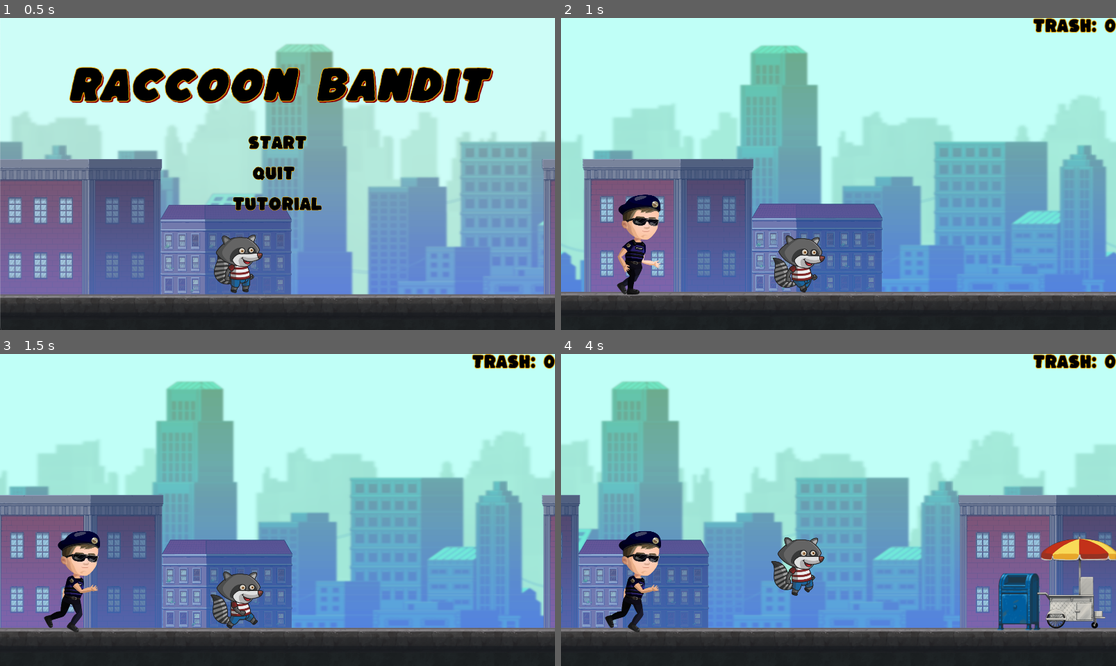
Above: before the commit, frames 1-4 (two rows, left to right).
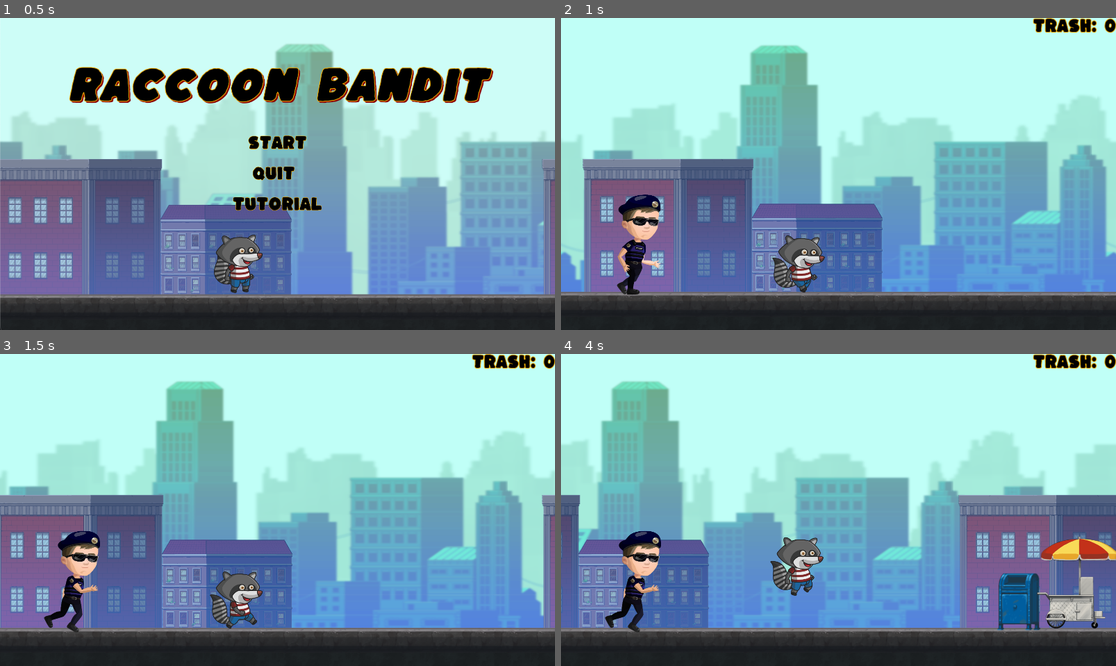
Above: after the commit, the same moments.

Repository: plagunas2/RaccoonBandit
Game: Godot game, scene res://Scenes/Menus/Mainmenu.tscn
Two runs of this game, one before a commit and one after it. Both use one fixed random seed, a clock stepped at 60 frames per second and the inputs below. The engine's default icon, where the game draws it, is replaced by a stand-in: a white triangle on a blue panel in a dark square.
Inputs:
- Up to frame 1 (0.5 s): no input
- Up to frame 2 (1 s): click "Start" at 0.5 s
- Up to frame 3 (1.5 s): no input
- Up to frame 4 (4 s): tap W (jump) at 1.52, 2.27, 3.77 s; hold Down (down) 2.78-3.53 s

Frame 1 is identical in both runs. In frame 2, 0.1% of the frame differs, in the area x 38-48%, y 69-88%; in frame 3, 0.3%; in frame 4, 0.4%, in the area x 37-48%, y 58-78%.

Commit message:
Background now speeds up

Diff:
--- a/RaccoonBandit_prototype1/Character/player.gd
+++ b/RaccoonBandit_prototype1/Character/player.gd
@@ -17,12 +17,11 @@
 
 
 #[0] = x, [1] = y
-var home_position = Vector2(750.0, 850.0)
+var home_position = Vector2(825.0, 860.0)
 var character_positon = self.global_position
 
 func _ready():
 	add_to_group("player")
-	#connect("caught_by_police", Callable(self, "_on_caught_by_police"))
 
 func _on_police_attack():
 	print("Player caught by police, playing dying animation.")
@@ -50,6 +49,7 @@
 			if not is_dead:
 				land()
 				velocity.y = 0
+				velocity.x = 0
 
 		was_in_air = false
 
@@ -84,10 +84,6 @@
 func dying():
 	animated_sprite.play("Dying")
 	animation_locked = true
-	#var timer = get_tree().create_timer(2.0)
-	#await timer.timeout
-	#get_tree().change_scene_to_file("res://Scenes/Menus/game_over_menu.tscn")
-	#print("switch to game over screen")
 
 func jump():
 	velocity.y = jump_velocity
@@ -121,13 +117,16 @@
 			#and stop background
 
 func update_position(delta):
-	if (character_positon.x >= home_position.x):
+	if (character_positon.x == home_position.x):
 		velocity.x = 0
 	elif (character_positon.x < home_position.x):
 		velocity.x += 3
+	elif (character_positon.x > home_position.x):
+		var offset = character_positon.x - home_position.x
+		position -= Vector2(offset, 0) * delta
 
 	if is_on_floor():
-		position += Vector2(200, 0) * delta
+		position += Vector2(parallax.scroll_speed, 0) * delta
 
 #collect powerup(attack, invincible)
 	#change running animation to run attacking with bat animation
--- a/RaccoonBandit_prototype1/Scenes/GroundStuff/Groundgenerator.tscn
+++ b/RaccoonBandit_prototype1/Scenes/GroundStuff/Groundgenerator.tscn
@@ -3,7 +3,7 @@
 [ext_resource type="Script" path="res://Scenes/GroundStuff/grnd_generator.gd" id="1_6mslu"]
 
 [sub_resource type="RectangleShape2D" id="RectangleShape2D_d0fab"]
-size = Vector2(128, 128)
+size = Vector2(71, 128)
 
 [node name="GNDGenerator" type="Node2D"]
 z_index = 1
@@ -12,4 +12,5 @@
 [node name="Area2D" type="Area2D" parent="."]
 
 [node name="CollisionShape2D" type="CollisionShape2D" parent="Area2D"]
+position = Vector2(28.5, 0)
 shape = SubResource("RectangleShape2D_d0fab")
--- a/RaccoonBandit_prototype1/Scenes/parallax_background.gd
+++ b/RaccoonBandit_prototype1/Scenes/parallax_background.gd
@@ -2,6 +2,14 @@
 
 var scroll_speed = 200
 
+func _ready():
+	$Timer.start()
+
 # Called when the node enters the scene tree for the first time.
 func _process(delta):
 	scroll_base_offset -= Vector2(scroll_speed,0) * delta
+
+func _on_timer_timeout():
+	scroll_speed = scroll_speed + scroll_speed * 0.15
+
+	$Timer.wait_time = 15
--- a/RaccoonBandit_prototype1/Scenes/parallax_background.tscn
+++ b/RaccoonBandit_prototype1/Scenes/parallax_background.tscn
@@ -8,6 +8,9 @@
 
 [node name="ParallaxBackground" type="ParallaxBackground"]
 script = ExtResource("1_7tvgj")
+
+[node name="Timer" type="Timer" parent="."]
+wait_time = 10.0
 
 [node name="Background" type="ParallaxLayer" parent="."]
 motion_scale = Vector2(0.5, 0.5)
@@ -39,3 +42,5 @@
 motion_mirroring = Vector2(1900, 0)
 
 [node name="Ground" parent="ParallaxLayer" instance=ExtResource("5_mqrks")]
+
+[connection signal="timeout" from="Timer" to="." method="_on_timer_timeout"]
--- a/RaccoonBandit_prototype1/Scenes/test_level_pt2.tscn
+++ b/RaccoonBandit_prototype1/Scenes/test_level_pt2.tscn
@@ -23,9 +23,8 @@
 scale = Vector2(1.65, 1.65)
 
 [node name="ground" parent="." instance=ExtResource("4_h6uak")]
-visible = false
-position = Vector2(1098, 1026)
-scale = Vector2(16, 1)
+position = Vector2(646, 1026)
+scale = Vector2(8, 1)
 
 [node name="ObGenerator" parent="." instance=ExtResource("4_md4bb")]
 position = Vector2(2056, 815)
@@ -51,3 +50,7 @@
 scale = Vector2(6, 6)
 
 [node name="PauseMenu" parent="." instance=ExtResource("9_2bejn")]
+
+[node name="ground2" parent="." instance=ExtResource("4_h6uak")]
+position = Vector2(1616, 1026)
+scale = Vector2(8, 1)
